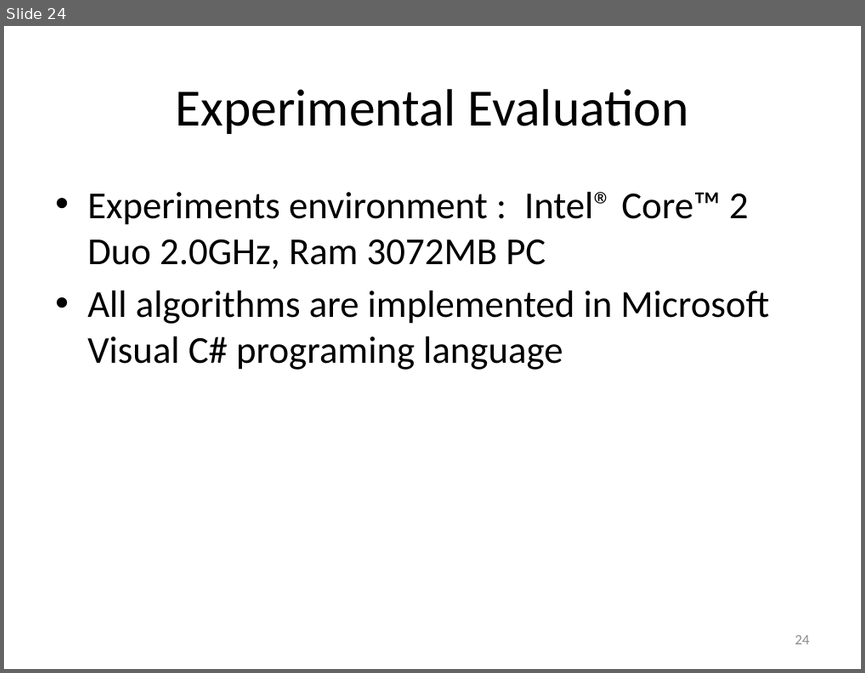
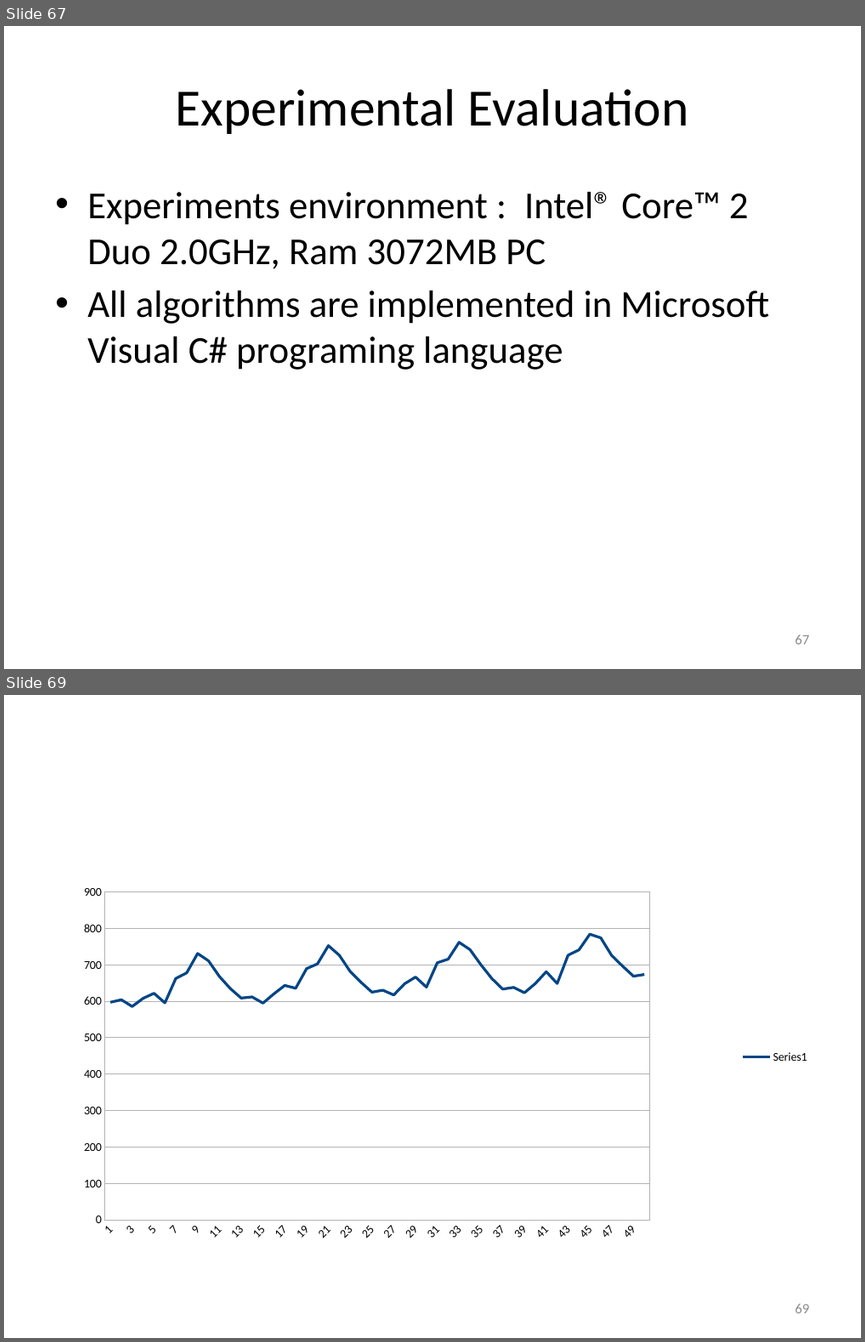
Before and after one commit to vyngo/caohoc-project-name, a slide deck: Report/pre.pptx. Shown one above the other, each under a label of ours: slide 24 before the commit, slides 67 and 69 after it; the slides between them are not shown. The pictures are 865x673 and 865x1342 pixels, drawn with LibreOffice and Linux fonts; fonts in the diff are those of the drawing. Boxes give left, top, right and bottom in pixels: in the first picture for what was removed or moved away, otherwise in the second. Text is boxed around its words. In the diff, an @@ line names an element or a change of style, - is before the commit and + after.

```diff
--- a/Report/pre.pptx
+++ b/Report/pre.pptx
@@ slide 69 added at (x1=4, y1=695, x2=861, y2=1338), background #FFFFFF @@
@@ line chart added at (x1=46, y1=845, x2=818, y2=1269) @@
+categories: 1, 2, 3, 4, 5, 6, 7, 8, 9, 10, 11, 12, 13, 14, 15, 16, 17, 18, 19, 20, 21, 22, 23, 24, 25, 26, 27, 28, 29, 30, 31, 32, 33, 34, 35, 36, 37, 38, 39, 40, 41, 42, 43, 44, 45, 46, 47, 48, 49, 50
+: 600, 600, 590, 610, 620, 600, 660, 680, 730, 710, 670, 640, 610, 610, 600, 620, 640, 640, 690, 700, 750, 730, 680, 650, 620, 630, 620, 650, 670, 640, 710, 720, 760, 740, 700, 660, 630, 640, 620, 650, 680, 650, 730, 740, 780, 770, 730, 700, 670, 670
@@ page number added at (x1=794, y1=1304, x2=809, y2=1313), 12 pt, text #8C8C8C @@
+69
@@ what was slide 24 is now slide 67 @@
@@ page number at (x1=794, y1=635, x2=809, y2=644): text changed @@
-24
+67
```
Also in this commit, not shown: 3 slides changed, 7 other slides added.
